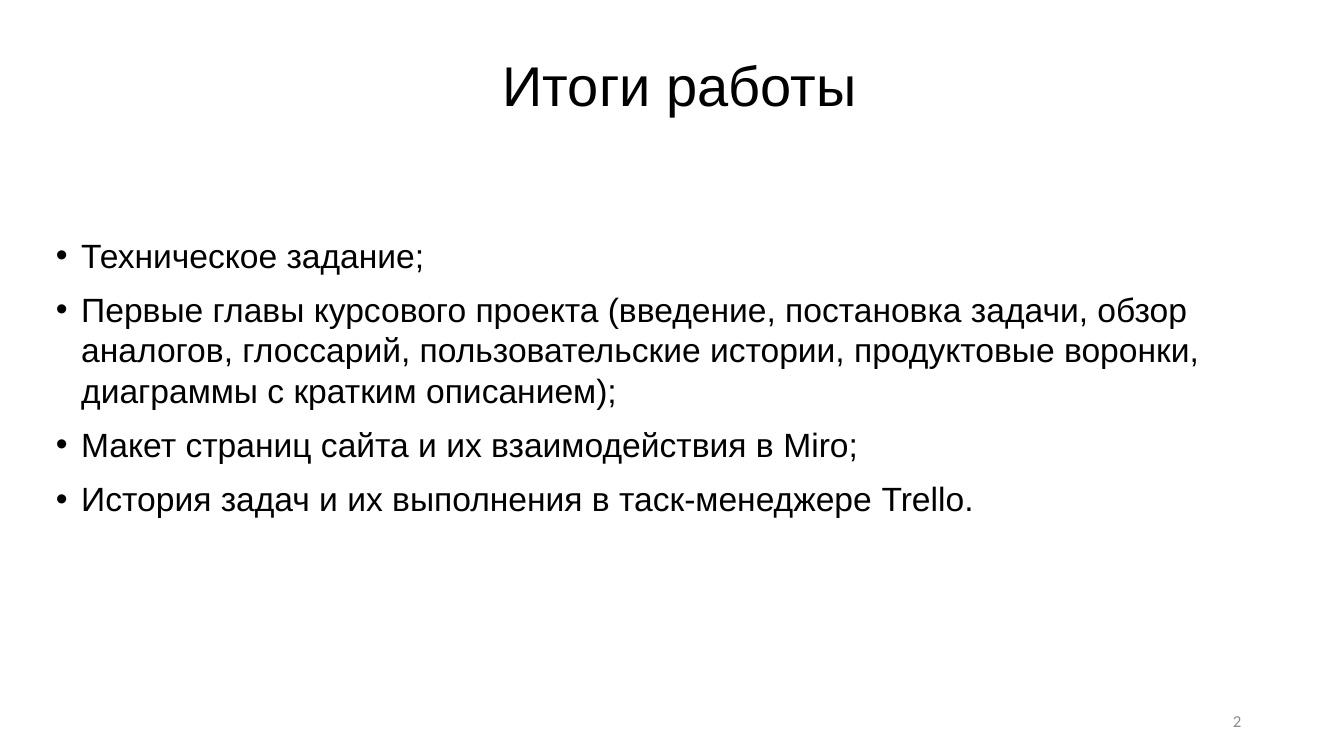
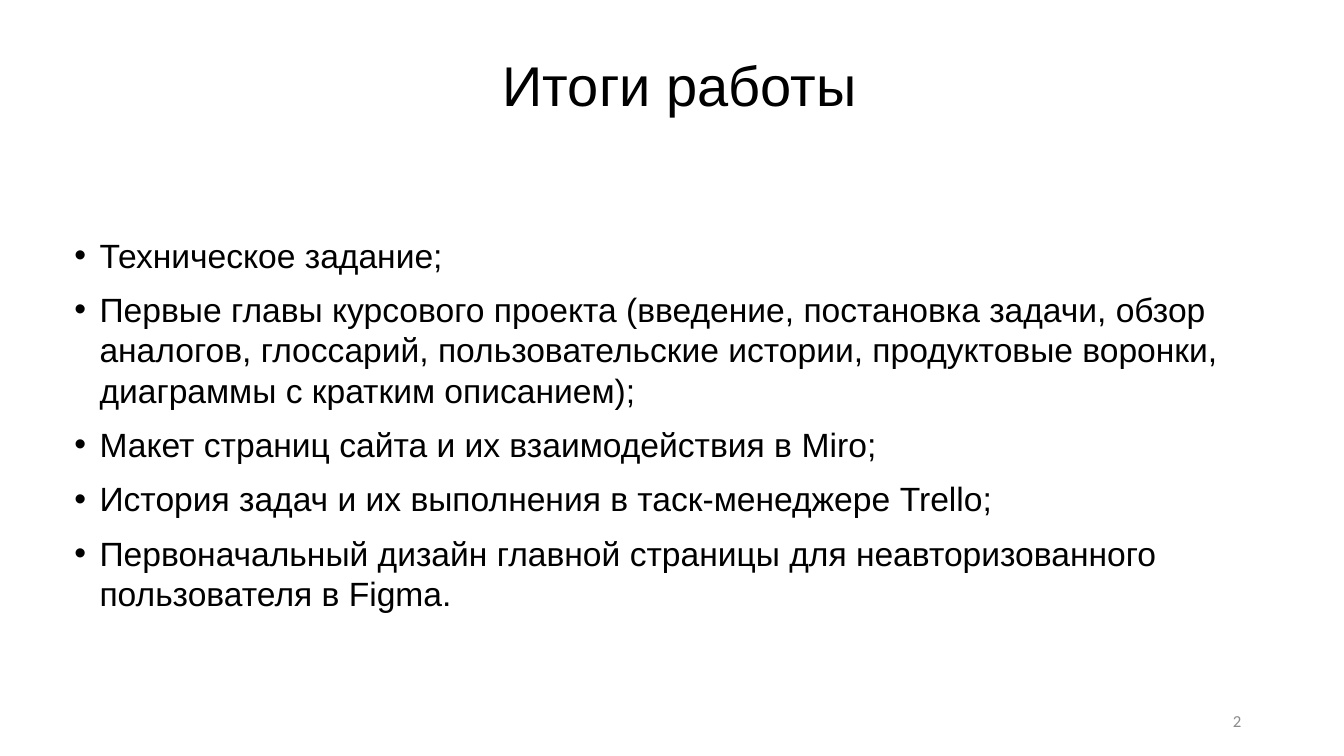
Before and after one commit to KateBabkina/SportEquipmentRental, a slide deck: slide 2 of documents/Презентация по игогам 1 этапа.pptx. Drawn at 1344x756 pixels with LibreOffice and Linux fonts; fonts in the diff are those of the drawing. Boxes give left, top, right and bottom in pixels: in the first picture for what was removed or moved away, otherwise in the second. Text is boxed around its words. In the diff, an @@ line names an element or a change of style, - is before the commit and + after.

Commit message:
Add presentation

```diff
--- a/documents/Презентация по игогам 1 этапа.pptx
+++ b/documents/Презентация по игогам 1 этапа.pptx
@@ text "Техническое задание;": place and size @@
-text "Техническое задание;" at (81, 245, 1199, 518)
+text "Техническое задание;" at (100, 245, 1217, 613)
@@ text at (100, 486, 1156, 613): text changed @@
-• История задач и их выполнения в таск-менеджере Trello.
+• История задач и их выполнения в таск-менеджере Trello;
+• Первоначальный дизайн главной страницы для неавторизованного пользователя в Figma.
```
Also in this commit, not shown: 1 other slide changed.
